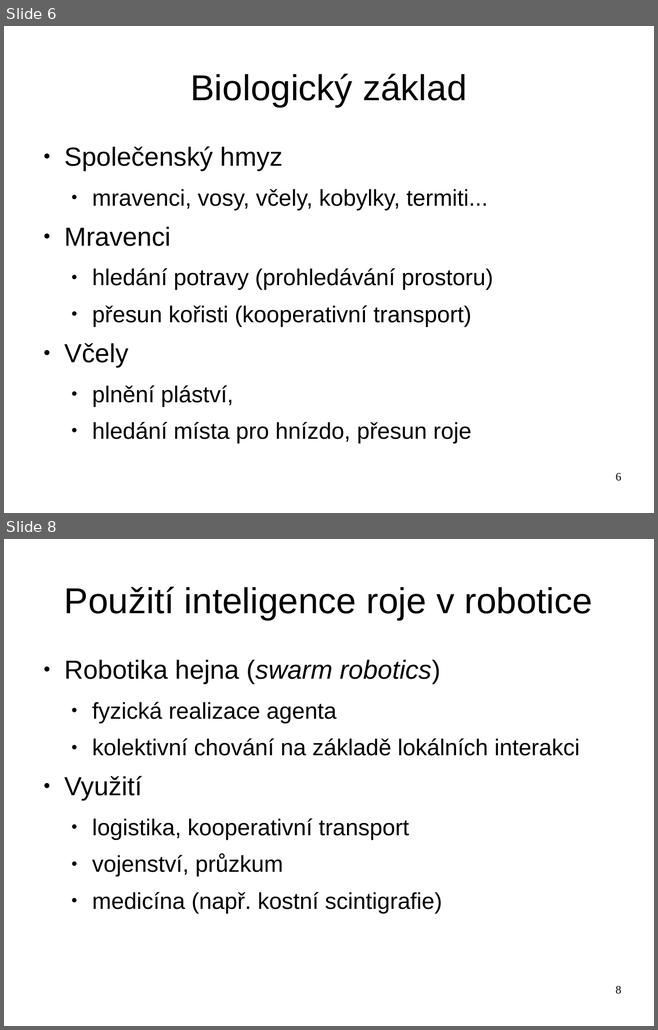
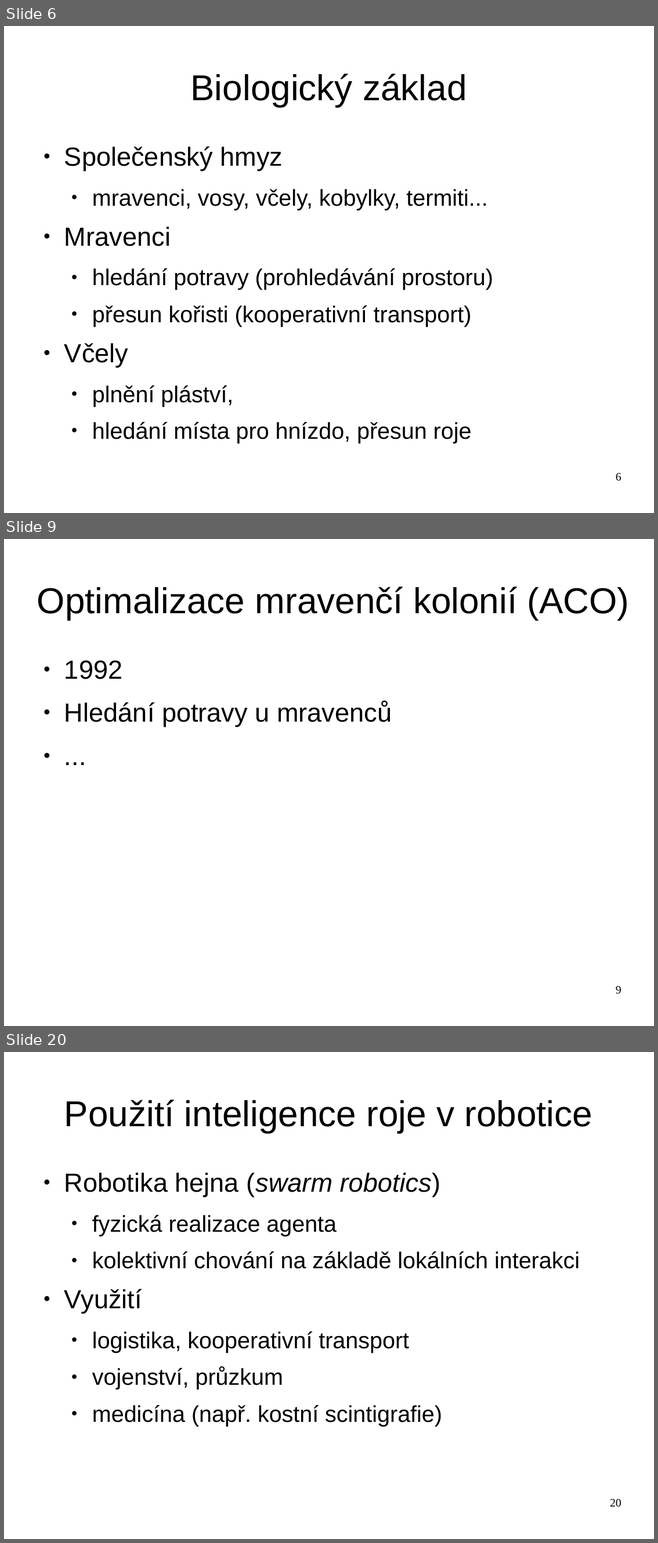
Before and after one commit to hellerstanislav/sin, a slide deck: presentation/swarm.odp. Shown one above the other, each under a label of ours: slides 6 and 8 before the commit, slides 6, 9 and 20 after it; the slides between them are not shown. The pictures are 658x1030 and 658x1543 pixels, drawn with LibreOffice and Linux fonts; fonts in the diff are those of the drawing. Boxes give left, top, right and bottom in pixels: in the first picture for what was removed or moved away, otherwise in the second. Text is boxed around its words. In the diff, an @@ line names an element or a change of style, - is before the commit and + after.

Commit message:
Dopsano PSO, nejake upravy v uvodu optimalizace a doplnen nastrel prezentace k optimalizaci.

```diff
--- a/presentation/swarm.odp
+++ b/presentation/swarm.odp
@@ slide 9 added at <box>4,539,654,1026</box>, background #FFFFFF @@
@@ title added at <box>37,587,629,620</box>, 44 pt, text #000000 @@
+Optimalizace mravenčí kolonií (ACO)
@@ text added at <box>64,660,391,727</box>, 32 pt, text #000000 @@
+● 1992
+● Hledání potravy u mravenců
+● ...
@@ page number added at <box>615,986,621,994</box>, 14 pt, text #000000 @@
+9
@@ what was slide 8 is now slide 20 @@
@@ page number at <box>610,1499,621,1507</box>: text changed @@
-8
+20
```
Also in this commit, not shown: 1 slide changed, 11 other slides added, 1 other file.
